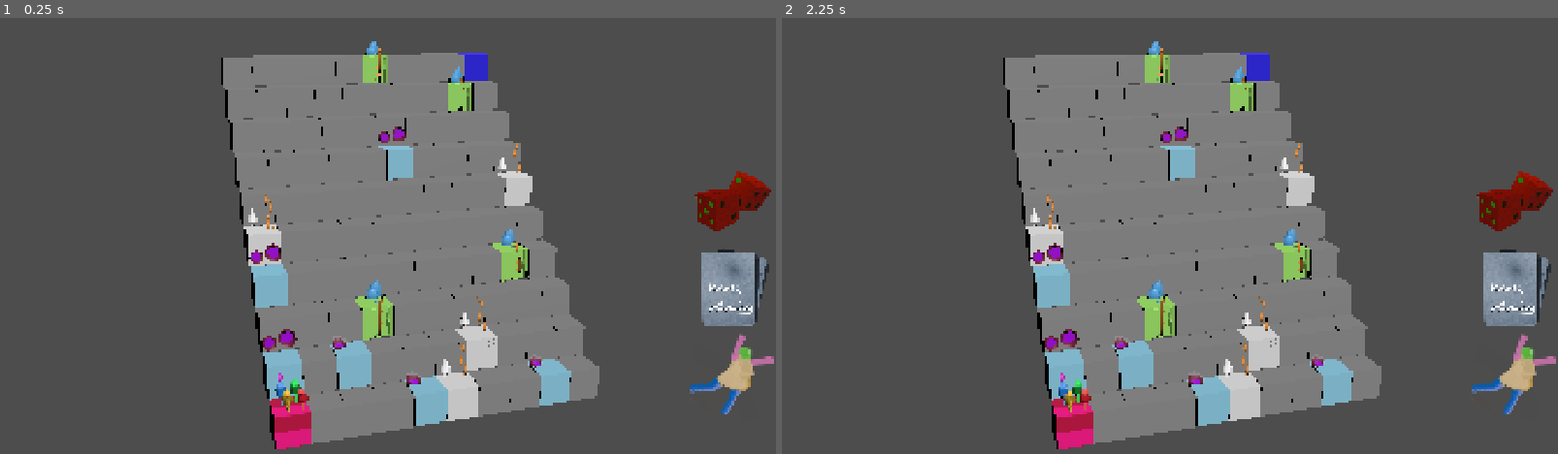
Above: before the commit, frames 1-2 (left to right).
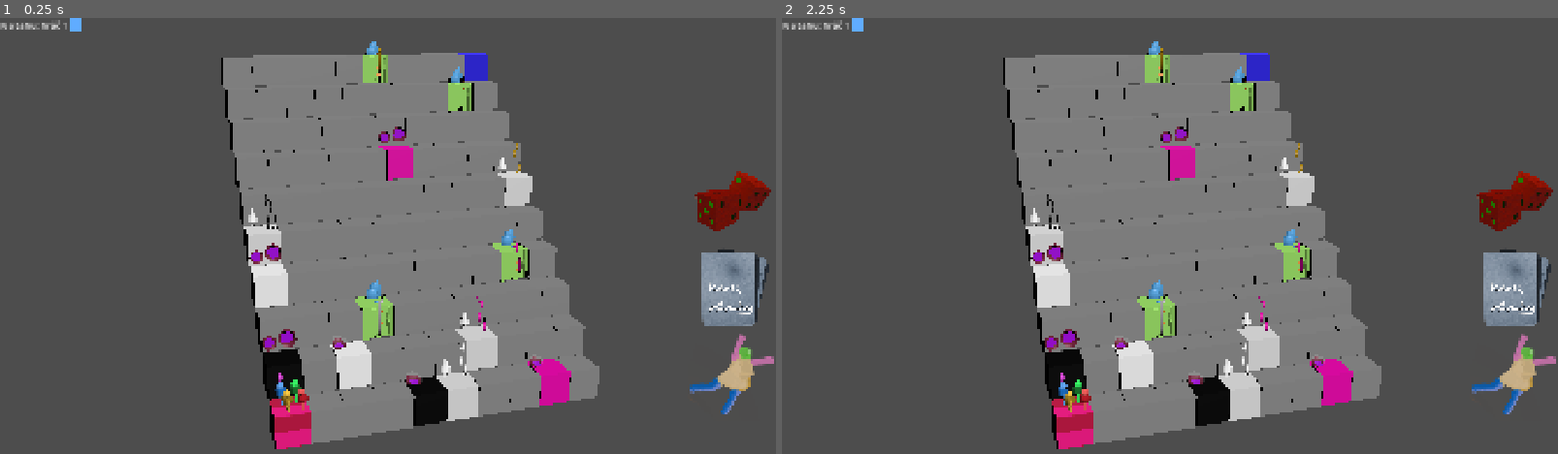
Above: after the commit, the same moments.

Repository: schwarzova/game-jam-2025
Game: Godot game, scene res://scenes/game.tscn
Two runs of this game, one before a commit and one after it. Both use one fixed random seed, a clock stepped at 60 frames per second and the inputs below.
Inputs:
- Up to frame 1 (0.25 s): no input
- Up to frame 2 (2.25 s): tap Enter at 0.5, 2 s; tap Space at 1.25 s

The runs differ from the first frame. In frame 1, 2.6% of the frame differs, in the area x 0-74%, y 0-94%; in frame 2, 2.6%.

Commit message:
Tiles colors v1

Diff:
--- a/scenes/game.gd
+++ b/scenes/game.gd
@@ -31,6 +31,9 @@
 @onready var courage_desc  = $CanvasLayer/HUD/CourageCardPanel/CardDescription
 @onready var courage_ok    = $CanvasLayer/HUD/CourageCardPanel/BtnOk
 @onready var dice_result_label = $CanvasLayer/HUD/BottomRightActions/DiceResultLabel
+@onready var top_left_info      = $CanvasLayer/HUD/TopLeftTurnInfo
+@onready var turn_label_player  = $CanvasLayer/HUD/TopLeftTurnInfo/TurnText
+@onready var turn_color_rect    = $CanvasLayer/HUD/TopLeftTurnInfo/TurnColor
 @onready var end_screen      = $CanvasLayer/HUD/EndScreen
 @onready var rank1_label     = $CanvasLayer/HUD/EndScreen/RankContainer/Rank1
 @onready var rank2_label     = $CanvasLayer/HUD/EndScreen/RankContainer/Rank2
@@ -88,14 +91,14 @@
 			index += 1
 
 func _setup_special_tiles():
-	_make_ladder(5, 23)
-	_make_ladder(16, 38)
-	_make_ladder(40, 88)
-	_make_ladder(59, 95)
-
-	_make_tunnel(30, 12)
-	_make_tunnel(65, 8)
-	_make_tunnel(10, 4)
+	_make_ladder(5, 23, Color(1.0, 1.0, 1.0, 1.0))
+	_make_ladder(16, 38, Color(0.953, 0.0, 0.704, 1.0))
+	_make_ladder(40, 88, Color())
+	_make_ladder(59, 95,  Color(0.726, 0.559, 0.019, 1.0))
+
+	_make_tunnel(30, 12, Color(1.0, 1.0, 1.0, 1.0))
+	_make_tunnel(65, 8, Color(0.953, 0.0, 0.704, 1.0))
+	_make_tunnel(10, 4,Color())
 
 func _replace_tile(index: int, scene: PackedScene) -> Node3D:
 	var old_tile = tiles[index]
@@ -109,22 +112,26 @@
 
 	return new_tile
 
-func _make_ladder(start_index: int, end_index: int):
+func _make_ladder(start_index: int, end_index: int, color: Color):
 	var start_tile = _replace_tile(start_index, tile_ladder_start_scene)
 	start_tile.jump_target_index_1 = end_index
 	start_tile.kind = start_tile.TileKind.LADDER_START
+	start_tile.accent_color = color
 
 	var end_tile = _replace_tile(end_index, tile_ladder_end_scene)
 	end_tile.kind = end_tile.TileKind.LADDER_END
-
-func _make_tunnel(start_index: int, good_index: int):
+	end_tile.accent_color = color
+
+func _make_tunnel(start_index: int, good_index: int, color: Color):
 	var start_tile = _replace_tile(start_index, tile_tunnel_start_scene)
 	start_tile.jump_target_index_1 = good_index
 	start_tile.jump_target_index_2 = 0 # Start index
 	start_tile.kind = start_tile.TileKind.TUNNEL_START
+	start_tile.accent_color = color
 
 	var end_tile = _replace_tile(good_index, tile_tunnel_end_scene)
 	end_tile.kind = end_tile.TileKind.TUNNEL_END
+	end_tile.accent_color = color
 
 	tunnel_left_is_good[start_index] = randf() < 0.5
 
@@ -213,6 +220,8 @@
 		return
 
 	active_player.set_on_turn(true)
+	turn_label_player.text = "Na tahu: hráč " + str(active_player.player_index + 1)
+	turn_color_rect.color = active_player.color
 	# tady můžeš updatnout UI – zvýraznit aktuálního hráče atd.
 	print("Na tahu je hráč: ", current_player_index, " typ: ", active_player.player_type)
 
--- a/scenes/game.tscn
+++ b/scenes/game.tscn
@@ -10,10 +10,10 @@
 [ext_resource type="PackedScene" uid="uid://5uqeu87tsrs5" path="res://scenes/tiles/tile_tunnel_end.tscn" id="8_ir15t"]
 [ext_resource type="PackedScene" uid="uid://cytuh00kg0t2" path="res://scenes/player/player.tscn" id="9_0tnpc"]
 [ext_resource type="Texture2D" uid="uid://clu4mm2gtbbq4" path="res://assets/UI/ingame/kostky.png" id="10_trtic"]
-[ext_resource type="Texture2D" uid="uid://h4svmfnhady" path="res://assets/test/left.png" id="11_dinhu"]
 [ext_resource type="Texture2D" uid="uid://u4pfvcam3f0s" path="res://assets/UI/ingame/kards.png" id="11_trtic"]
-[ext_resource type="Texture2D" uid="uid://bi2bwclowy147" path="res://assets/test/right.jpg" id="12_kvuet"]
 [ext_resource type="Texture2D" uid="uid://3inskx5q6v2w" path="res://assets/UI/ingame/skok.png" id="12_trtic"]
+[ext_resource type="Texture2D" uid="uid://bqkfucxh8h0w7" path="res://assets/UI/ingame/left.png" id="13_trtic"]
+[ext_resource type="Texture2D" uid="uid://tn43uiebpola" path="res://assets/UI/ingame/right.png" id="14_trtic"]
 
 [sub_resource type="CanvasItemMaterial" id="CanvasItemMaterial_vtaks"]
 
@@ -109,11 +109,11 @@
 
 [node name="LeftTunnel" type="TextureButton" parent="CanvasLayer/HUD/TunnelChoice"]
 layout_mode = 2
-texture_normal = ExtResource("11_dinhu")
+texture_normal = ExtResource("13_trtic")
 
 [node name="RightTunnel" type="TextureButton" parent="CanvasLayer/HUD/TunnelChoice"]
 layout_mode = 2
-texture_normal = ExtResource("12_kvuet")
+texture_normal = ExtResource("14_trtic")
 
 [node name="CourageCardPanel" type="BoxContainer" parent="CanvasLayer/HUD"]
 visible = false
@@ -140,6 +140,20 @@
 [node name="BtnOk" type="Button" parent="CanvasLayer/HUD/CourageCardPanel"]
 layout_mode = 2
 text = "OK"
+
+[node name="TopLeftTurnInfo" type="HBoxContainer" parent="CanvasLayer/HUD"]
+layout_mode = 0
+offset_right = 35.0
+offset_bottom = 23.0
+scale = Vector2(1.39, 1.39)
+pivot_offset = Vector2(-4.43, -4.41)
+
+[node name="TurnText" type="Label" parent="CanvasLayer/HUD/TopLeftTurnInfo"]
+layout_mode = 2
+
+[node name="TurnColor" type="ColorRect" parent="CanvasLayer/HUD/TopLeftTurnInfo"]
+custom_minimum_size = Vector2(20, 0)
+layout_mode = 2
 
 [node name="EndScreen" type="BoxContainer" parent="CanvasLayer/HUD"]
 visible = false
--- a/scenes/tiles/tile_base.gd
+++ b/scenes/tiles/tile_base.gd
@@ -20,4 +20,36 @@
 @export var jump_target_index_1: int = -1  # ladder / dobrý tunel
 @export var jump_target_index_2: int = -1  # špatný tunel
 
+@export var accent_color: Color = Color.WHITE:
+	set(value):
+		accent_color = value
+		_apply_accent_color()
+
+# child scéna cesta na mesh, který má být barevný
+@export var color_mesh_path: NodePath
+
 @onready var player_spot: Marker3D = %PlayerSpot
+
+func _ready() -> void:
+	_apply_accent_color()
+
+
+func _apply_accent_color() -> void:
+	if color_mesh_path == NodePath():
+		return
+
+	var mesh = get_node_or_null(color_mesh_path) as MeshInstance3D
+	if mesh == null:
+		return
+
+	# vezmeme první surface materiál a zduplikujeme ho
+	var base_mat := mesh.get_active_material(0)
+	var mat: StandardMaterial3D
+
+	if base_mat:
+		mat = base_mat.duplicate()
+	else:
+		mat = StandardMaterial3D.new()
+
+	mat.albedo_color = accent_color
+	mesh.set_surface_override_material(0, mat)
--- a/scenes/tiles/tile_ladder_end.tscn
+++ b/scenes/tiles/tile_ladder_end.tscn
@@ -8,6 +8,7 @@
 
 [node name="TileLadderEnd" instance=ExtResource("1_tr8uq")]
 kind = 4
+color_mesh_path = NodePath("tile-leaderEnd/Cylinder_007")
 
 [node name="MeshInstance3D" parent="." index="0"]
 visible = false
@@ -15,3 +16,5 @@
 
 [node name="tile-leaderEnd" parent="." index="2" instance=ExtResource("2_cierj")]
 transform = Transform3D(1.9106855e-15, 4.371139e-08, 1, 1, -4.371139e-08, 0, 4.371139e-08, 1, -4.371139e-08, 0.16966027, -1.2112281, -0.5030305)
+
+[editable path="tile-leaderEnd"]
--- a/scenes/tiles/tile_ladder_start.tscn
+++ b/scenes/tiles/tile_ladder_start.tscn
@@ -5,6 +5,10 @@
 
 [node name="TileLadderStart" instance=ExtResource("1_cm6jk")]
 kind = 3
+color_mesh_path = NodePath("tile-leader/Cylinder_005")
+
+[node name="MeshInstance3D" parent="." index="0"]
+visible = false
 
 [node name="tile-leader" parent="." index="2" instance=ExtResource("2_1ocs4")]
 transform = Transform3D(1, 0, 0, 0, -4.371139e-08, -1, 0, 1, -4.371139e-08, 0, 0.03659147, 0.09024757)
--- a/scenes/tiles/tile_tunnel_end.tscn
+++ b/scenes/tiles/tile_tunnel_end.tscn
@@ -8,6 +8,7 @@
 
 [node name="TileTunnelEnd" instance=ExtResource("1_apkx6")]
 kind = 6
+color_mesh_path = NodePath("portal-out/tyle-test_001")
 
 [node name="MeshInstance3D" parent="." index="0"]
 visible = false
@@ -15,3 +16,5 @@
 
 [node name="portal-out" parent="." index="2" instance=ExtResource("2_x7qdf")]
 transform = Transform3D(1, 0, 0, 0, -4.371139e-08, -1, 0, 1, -4.371139e-08, 0.014344215, 0.078458786, 0.13165462)
+
+[editable path="portal-out"]
--- a/scenes/tiles/tile_tunnel_start.tscn
+++ b/scenes/tiles/tile_tunnel_start.tscn
@@ -8,6 +8,7 @@
 
 [node name="TileTunnelStart" instance=ExtResource("1_gf0tp")]
 kind = 5
+color_mesh_path = NodePath("portal/tyle-test")
 
 [node name="MeshInstance3D" parent="." index="0"]
 visible = false
@@ -15,3 +16,5 @@
 
 [node name="portal" parent="." index="2" instance=ExtResource("3_naf4c")]
 transform = Transform3D(1, 0, 0, 0, -4.371139e-08, -1, 0, 1, -4.371139e-08, 0.009003878, 0.06459063, 0.13566107)
+
+[editable path="portal"]
